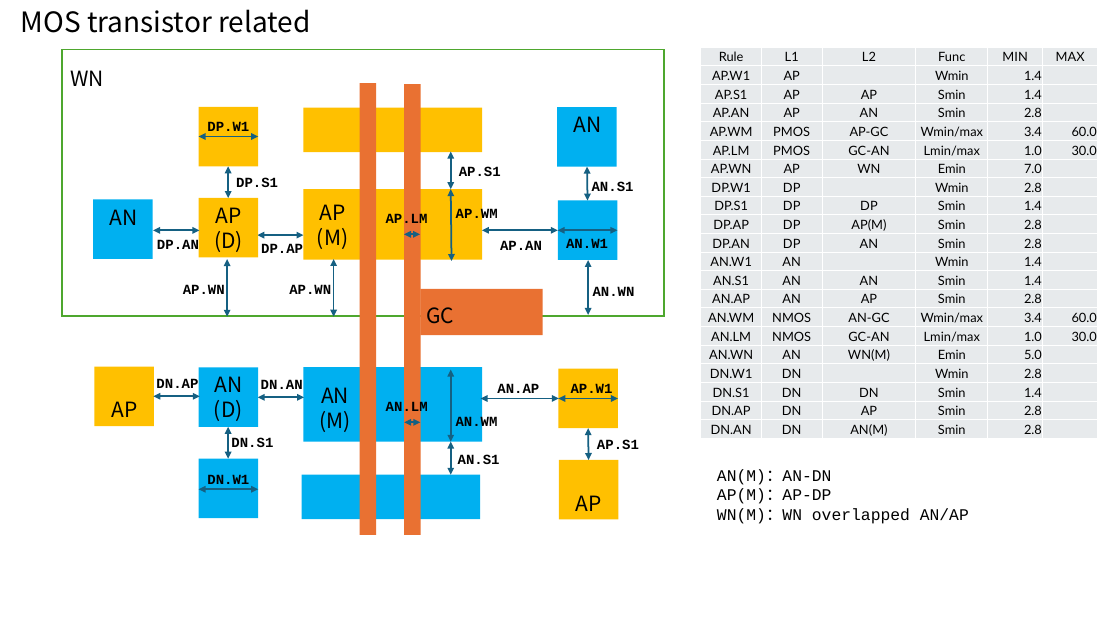
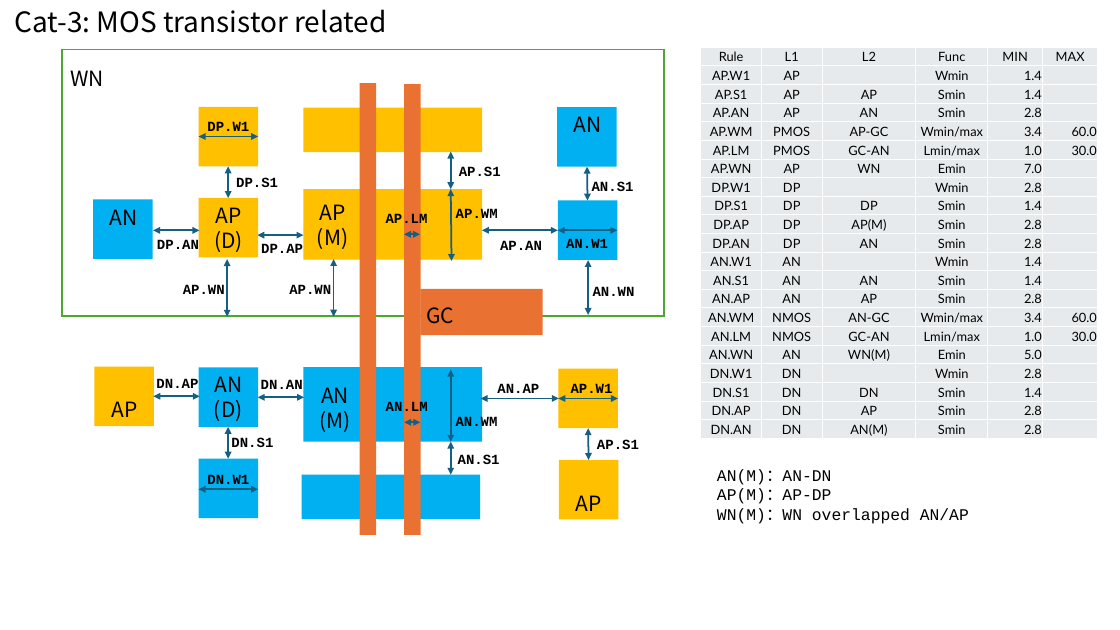
Before and after one commit to H-Ojiro/TR-1um, a slide deck: slide 5 of Document/TR-1um_DRC_summary.pptx. Drawn at 1120x630 pixels with LibreOffice and Linux fonts; fonts in the diff are those of the drawing. Boxes give left, top, right and bottom in pixels: in the first picture for what was removed or moved away, otherwise in the second. Text is boxed around its words. In the diff, an @@ line names an element or a change of style, - is before the commit and + after.

```diff
--- a/Document/TR-1um_DRC_summary.pptx
+++ b/Document/TR-1um_DRC_summary.pptx
@@ text at box(14, 9, 386, 33): text changed @@
-MOS transistor related
+Cat-3: MOS transistor related
```
Also in this commit, not shown: 9 other slides changed, 4 other files.
